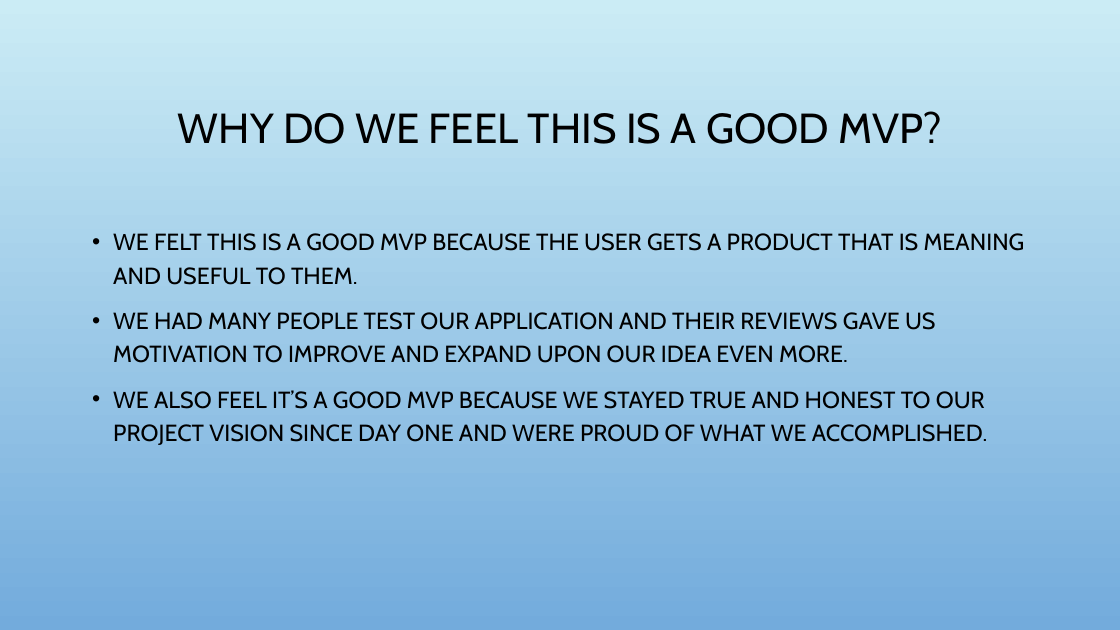
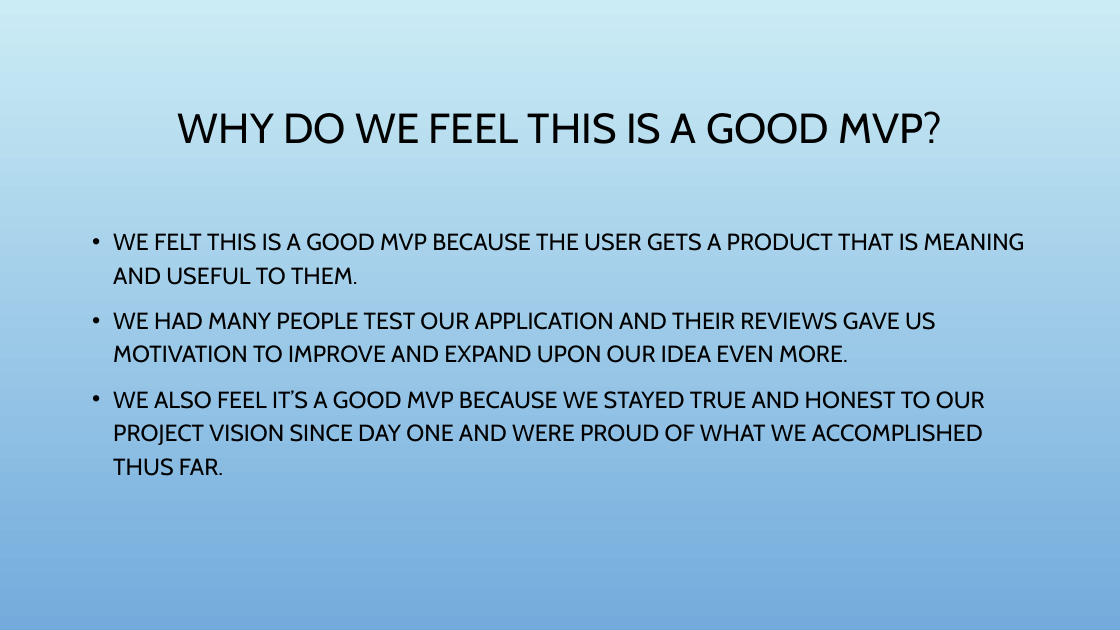
Before and after one commit to Jacobchapman99/ENSE-374-Group07-Project, a slide deck: slide 11 of Milestone4/Milestone 4.ppt. Drawn at 1120x630 pixels with LibreOffice and Linux fonts; fonts in the diff are those of the drawing; background and template pictures are left out. Boxes give left, top, right and bottom in pixels: in the first picture for what was removed or moved away, otherwise in the second. Text is boxed around its words. In the diff, an @@ line names an element or a change of style, - is before the commit and + after.

```diff
--- a/Milestone4/Milestone 4.ppt
+++ b/Milestone4/Milestone 4.ppt
@@ text at [113, 390, 985, 476]: text changed @@
-• WE ALSO FEEL IT’S A GOOD MVP BECAUSE WE STAYED TRUE AND HONEST TO OUR PROJECT VISION SINCE DAY ONE AND WERE PROUD OF WHAT WE ACCOMPLISHED.
+• WE ALSO FEEL IT’S A GOOD MVP BECAUSE WE STAYED TRUE AND HONEST TO OUR PROJECT VISION SINCE DAY ONE AND WERE PROUD OF WHAT WE ACCOMPLISHED THUS FAR.
```
Also in this commit, not shown: 4 other slides changed, 1 slide added.
